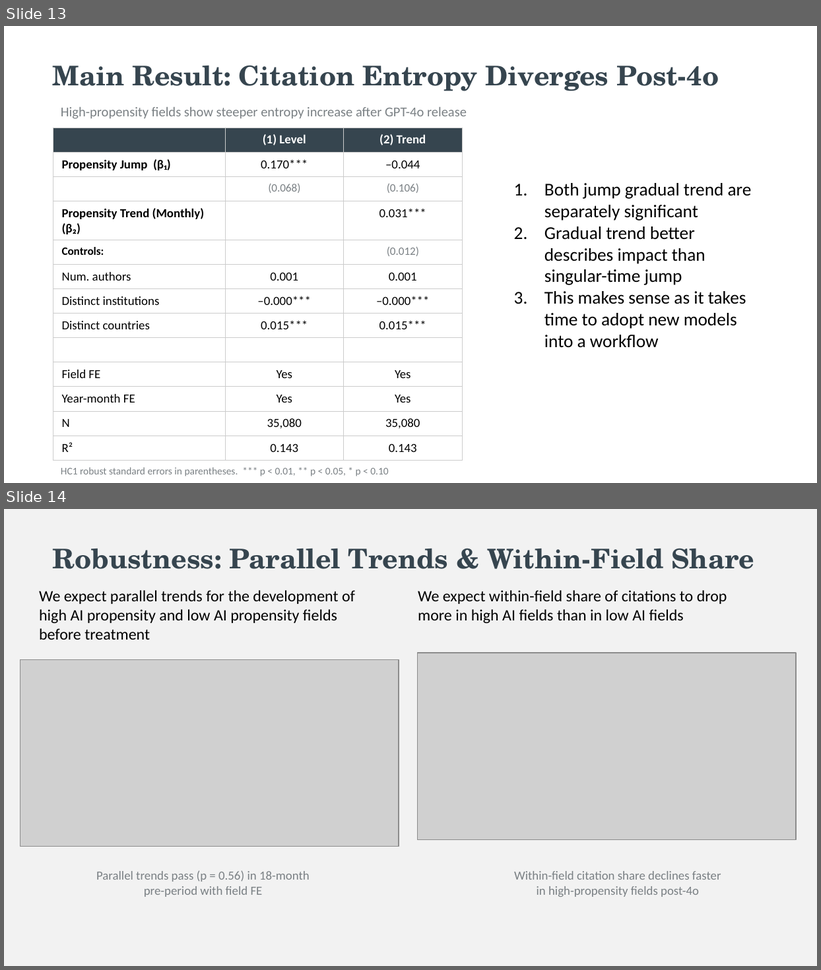
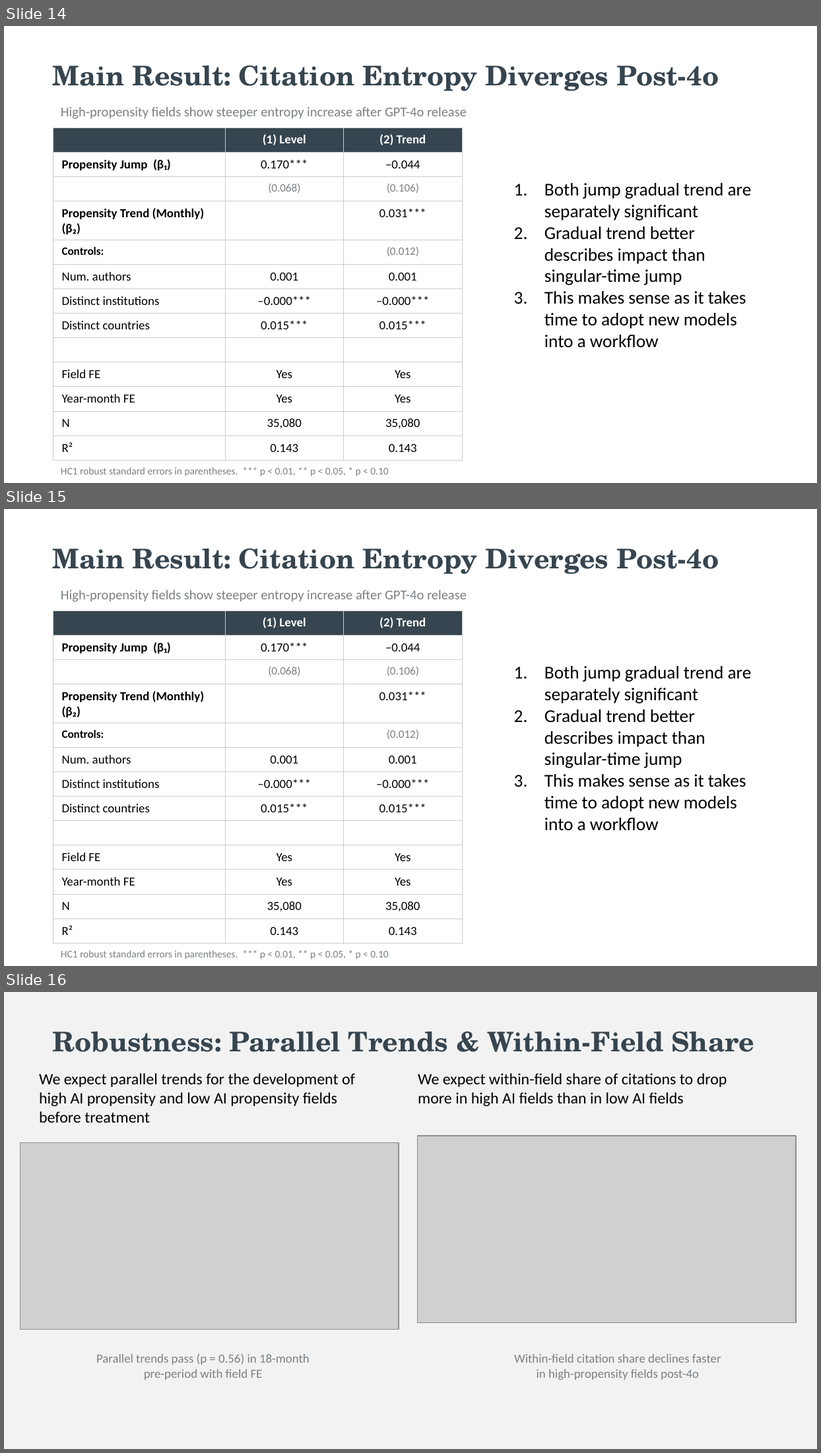
Before and after one commit to bheim/aig_final_project, a slide deck: claude work/presentation final.pptx. Shown one above the other, each under a label of ours: slides 13 and 14 before the commit, slides 14, 15 and 16 after it. The pictures are 821x970 and 821x1453 pixels, drawn with LibreOffice and Linux fonts; fonts in the diff are those of the drawing; grey boxes stand for pictures. Boxes give left, top, right and bottom in pixels: in the first picture for what was removed or moved away, otherwise in the second. Text is boxed around its words. In the diff, an @@ line names an element or a change of style, - is before the commit and + after.

```diff
--- a/claude work/presentation final.pptx
+++ b/claude work/presentation final.pptx
@@ slide 15 added at [4, 509, 817, 966], background #FFFFFF @@
@@ text added at [53, 548, 719, 574], 24 pt, text #36454F, bold @@
+Main Result: Citation Entropy Diverges Post-4o
@@ text added at [61, 590, 467, 602], 12 pt, text #7A8084 @@
+High-propensity fields show steeper entropy increase after GPT-4o release
@@ table added at [53, 611, 463, 943], 13 rows, 3 columns @@
+ | (1) Level | (2) Trend
+Propensity Jump (β₁) | 0.170*** | –0.044
+ | (0.068) | (0.106)
+Propensity Trend (Monthly) (β₂) |  | 0.031***
+Controls: |  | (0.012)
+Num. authors | 0.001 | 0.001
+Distinct institutions | –0.000*** | –0.000***
+Distinct countries | 0.015*** | 0.015***
+ |  | 
+Field FE | Yes | Yes
+Year-month FE | Yes | Yes
+N | 35,080 | 35,080
+R² | 0.143 | 0.143
@@ text added at [545, 666, 752, 831], 16 pt, text none @@
+1. Both jump gradual trend are separately significant
+2. Gradual trend better describes impact than singular-time jump
+3. This makes sense as it takes time to adopt new models into a workflow
@@ text added at [61, 951, 388, 960], 9 pt, text #7A8084 @@
+HC1 robust standard errors in parentheses. *** p < 0.01, ** p < 0.05, * p < 0.10
@@ what was slide 13 is now slide 14 @@
@@ what was slide 14 is now slide 16 @@
```
Also in this commit, not shown: 1 slide changed, 2 other slides added, 2 slides removed, 1 other file.
